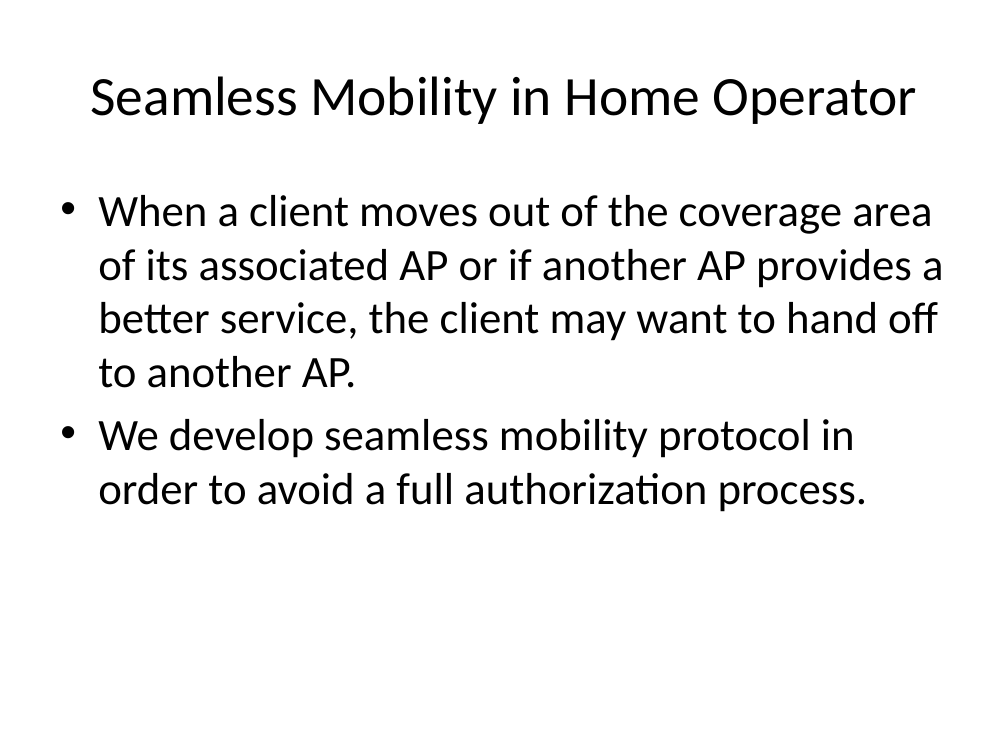
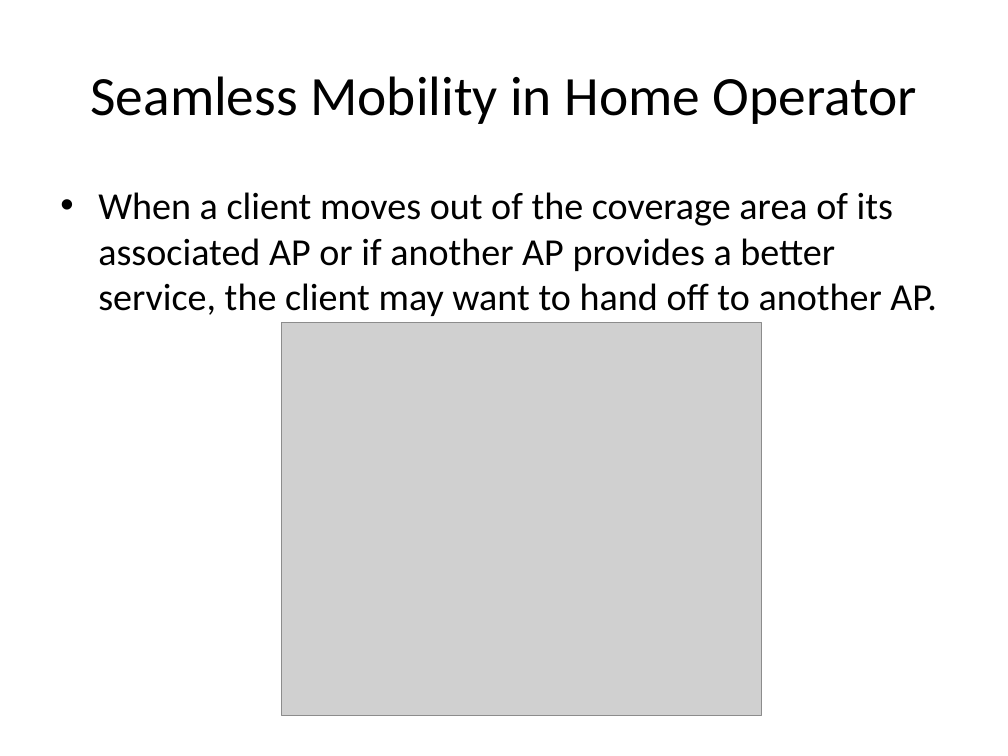
Before and after one commit to canleloglu/worddoc, a slide deck: slide 12 of sunum16Jan.pptx (slide 24 before the commit). Drawn at 1008x756 pixels with LibreOffice and Linux fonts; fonts in the diff are those of the drawing; grey boxes stand for pictures. Boxes give left, top, right and bottom in pixels: in the first picture for what was removed or moved away, otherwise in the second. Text is boxed around its words. In the diff, an @@ line names an element or a change of style, - is before the commit and + after.

```diff
--- a/sunum16Jan.pptx
+++ b/sunum16Jan.pptx
@@ text "When a client moves out ..." at <box>98,192,936,316</box>: size 32 to 27.2 pt @@
@@ picture added at <box>282,323,762,716</box> @@
@@ text at <box>98,419,868,512</box>: paragraph removed @@
-• We develop seamless mobility protocol in order to avoid a full authorization process.
```
Also in this commit, not shown: 19 other slides changed, 1 slide added, 18 slides removed, 7 other files.
